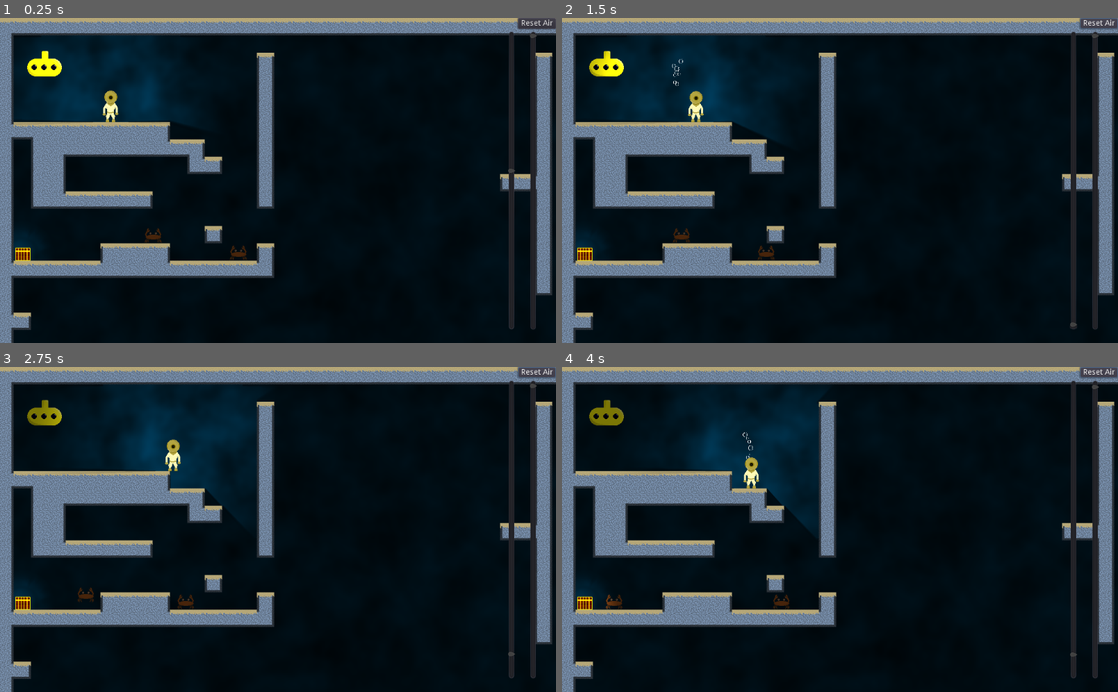
Above: before the commit, frames 1-4 (two rows, left to right).
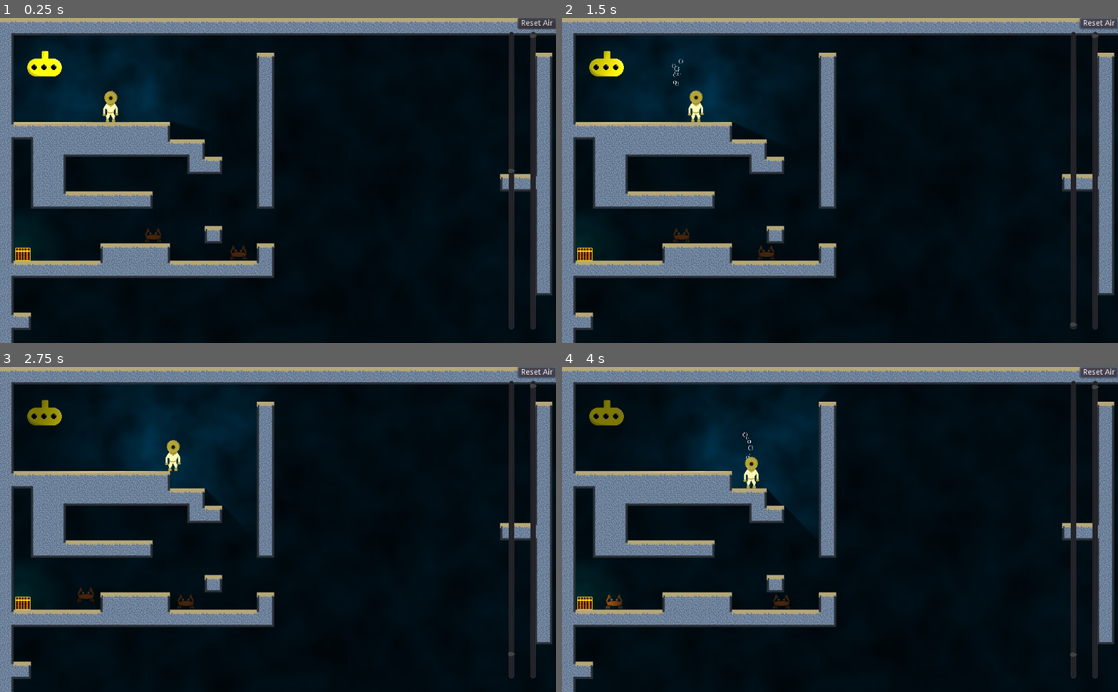
Above: after the commit, the same moments.

Repository: bengosney/diver
Game: Godot game, scene res://Main.tscn
The game is run twice, just before and just after one commit, with the same random seed, the same clock (stepped at 60 frames per second) and the same inputs.
Inputs:
- Up to frame 1 (0.25 s): no input
- Up to frame 2 (1.5 s): hold Right (walk_right) 0.53-1.25 s; hold Down (buoyancy_dec) 0.53-1.25 s; click "Reset Air" at 1.25 s
- Up to frame 3 (2.75 s): hold Right (walk_right) from 2.03 s (still down); tap Up (buoyancy_inc) at 2.1 s
- Up to frame 4 (4 s): release Right (walk_right) at 2.78 s; hold Left (walk_left) 2.78-3.53 s; hold Down (buoyancy_dec) 2.78-3.53 s; hold Right (walk_right) from 3.53 s (still down); tap Up (buoyancy_inc) at 3.6 s

The runs differ from the first frame. In frame 1, 0.2% of the frame differs, in the area x 2-45%, y 10-75%; in frame 2, 0.2%, in the area x 2-39%, y 11-75%; in frame 3, 0.1%; in frame 4, 0.2%.

Commit message:
Fix light overlaps and try some collisions

Diff:
--- a/Chest/Chest.tscn
+++ b/Chest/Chest.tscn
@@ -26,11 +26,11 @@
 light_mask = 0
 shape = SubResource( 2 )
 
-[node name="Light2D" type="Light2D" parent="."]
+[node name="Light2D" type="Light2D" parent="." groups=["pickup"]]
 texture = ExtResource( 3 )
-texture_scale = 0.25
-energy = 2.25
-mode = 2
+texture_scale = 0.35
+color = Color( 1, 1, 0.635294, 1 )
+energy = 1.5
 range_layer_min = -500
 range_layer_max = 3
 shadow_enabled = true
--- a/Crab/Crab.tscn
+++ b/Crab/Crab.tscn
@@ -20,14 +20,13 @@
 radius = 6.0
 height = 14.0
 
-[node name="Crab" type="KinematicBody2D"]
+[node name="Crab" type="KinematicBody2D" groups=["enemies"]]
 modulate = Color( 0.286275, 0.286275, 0.286275, 1 )
 scale = Vector2( 0.5, 0.5 )
 script = ExtResource( 2 )
 
 [node name="AnimatedSprite" type="AnimatedSprite" parent="."]
 frames = SubResource( 1 )
-frame = 1
 playing = true
 
 [node name="Body" type="CollisionShape2D" parent="."]
--- a/Player/Player.gd
+++ b/Player/Player.gd
@@ -19,11 +19,14 @@
 
 var air = starting_air
 
+var inital_position
+
 
 func _ready():
 	$PlayerCamera.limit_smoothed = true
 	$PlayerCamera.reset_smoothing()
 	move_and_collide(Vector2.DOWN * 100)
+	inital_position = position
 
 
 func set_camera_extents(top, left, right, bottom):
@@ -76,3 +79,9 @@
 	get_input()
 	velocity.y += (gravity - buoyancy) * delta
 	velocity = move_and_slide(velocity, Vector2.UP)
+	#print(collide)
+	for i in get_slide_count():
+		var collision = get_slide_collision(i)
+		if collision.collider.is_in_group("enemies"):
+			print("Collided with: ", collision.collider.name)
+			#position = inital_position
--- a/Player/Player.tscn
+++ b/Player/Player.tscn
@@ -48,6 +48,7 @@
 light_mask = 2
 frames = SubResource( 1 )
 animation = "idle"
+frame = 1
 playing = true
 
 [node name="CollisionShape2D" type="CollisionShape2D" parent="."]
@@ -58,8 +59,7 @@
 [node name="Light2D" type="Light2D" parent="."]
 texture = ExtResource( 5 )
 texture_scale = 0.5
-energy = 2.25
-mode = 2
+energy = 1.5
 range_layer_min = -101
 range_layer_max = 100
 shadow_enabled = true
